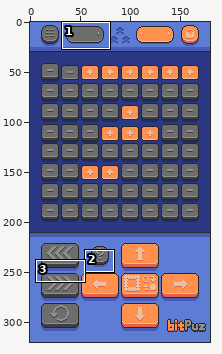
Pixel-art file -- 64Bit.aseprite. The first picture is a wide view before the edit; the outline marks the close-up.
Close-up. As it was:
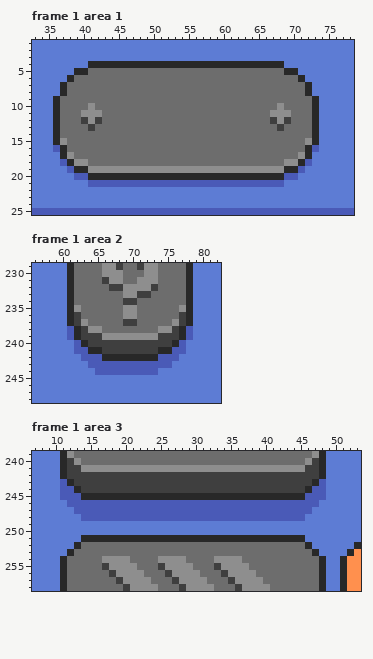
180x320 pixels, 2 frames. Shown: frame 1 area 1: x 33..78, y 1..25; frame 1 area 2: x 56..82, y 229..248; frame 1 area 3: x 7..53, y 239..258. The commit also changed other frames or places, which this record leaves out.
The result:
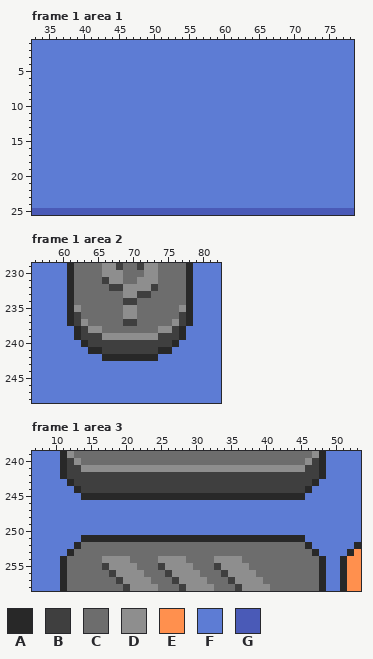
Palette (. is transparent): A #282828  B #3f3f3f  C #6d6d6d  D #8e8e8e  E #ff904e  F #5d7cd4  G #4a5ab7
Diff:
layer "Top/StageFrame" now hidden
Changed rows in their new state; - is an unchanged pixel.
Frame 1 area 1:
first column x 36:
 4 -----FFFFFFFFFFFFFFFFFFFFFFFFFFFF-----
 5 ---FFFFFFFFFFFFFFFFFFFFFFFFFFFFFFFF---
 6 --FFFFFFFFFFFFFFFFFFFFFFFFFFFFFFFFFF--
 7 -FFFFFFFFFFFFFFFFFFFFFFFFFFFFFFFFFFFF-
 8 -FFFFFFFFFFFFFFFFFFFFFFFFFFFFFFFFFFFF-
 9 FFFFFFFFFFFFFFFFFFFFFFFFFFFFFFFFFFFFFF
10 FFFFFFFFFFFFFFFFFFFFFFFFFFFFFFFFFFFFFF
11 FFFFFFFFFFFFFFFFFFFFFFFFFFFFFFFFFFFFFF
12 FFFFFFFFFFFFFFFFFFFFFFFFFFFFFFFFFFFFFF
13 FFFFFFFFFFFFFFFFFFFFFFFFFFFFFFFFFFFFFF
14 FFFFFFFFFFFFFFFFFFFFFFFFFFFFFFFFFFFFFF
15 FFFFFFFFFFFFFFFFFFFFFFFFFFFFFFFFFFFFFF
16 FFFFFFFFFFFFFFFFFFFFFFFFFFFFFFFFFFFFFF
17 -FFFFFFFFFFFFFFFFFFFFFFFFFFFFFFFFFFFF-
18 -FFFFFFFFFFFFFFFFFFFFFFFFFFFFFFFFFFFF-
19 --FFFFFFFFFFFFFFFFFFFFFFFFFFFFFFFFFF--
20 ---FFFFFFFFFFFFFFFFFFFFFFFFFFFFFFFF---
21 -----FFFFFFFFFFFFFFFFFFFFFFFFFFFF-----
Frame 1 area 2, layer "Base":
first column x 61:
238 F----------------F
239 F----------------F
240 -F--------------F-
241 -FF------------FF-
242 --FFF--------FFF--
243 ---FFFFFFFFFFFF---
244 ----FFFFFFFFF-----
Frame 1 area 3, layer "Base":
first column x 11:
243 F------------------------------------F
244 FF----------------------------------FF
245 FFF--------------------------------FFF
246 -FFFFFFFFFFFFFFFFFFFFFFFFFFFFFFFFFFFF-
247 --FFFFFFFFFFFFFFFFFFFFFFFFFFFFFFFFFF--
248 ---FFFFFFFFFFFFFFFFFFFFFFFFFFFFFFFF---
Boxes around the changes in both close-ups, in picture pixels (x1, y1, x2, y2):
changed: (53, 61, 319, 187)
changed: (67, 326, 193, 375)
changed: (60, 479, 326, 521)
